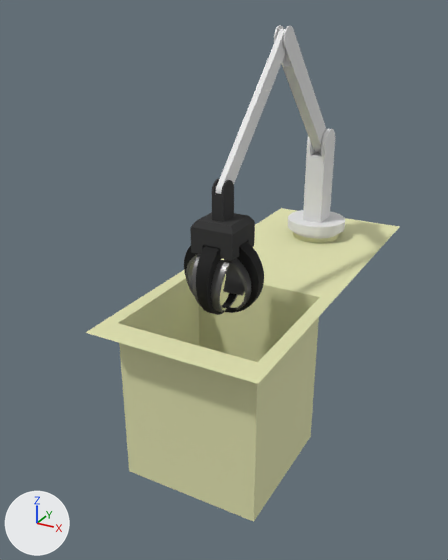
A saved change to the glTF model public/assets/excavator.glb.
Camera for both pictures: a 50 mm lens placed at (0.453, -1.246, 0.465), pointed at (-0.059, -0.316, 0.0). The lights are fixed; the arrows at lower left show +X, +Y and +Z. Vertices at the same position are counted once.

Names of what the first picture shows: 'arm-jaws', 'arm-rotating-platform', 'base', 'jaw-1', 'jaw-2', 'jaw-3', 'jaws', 'rotating-platform'.
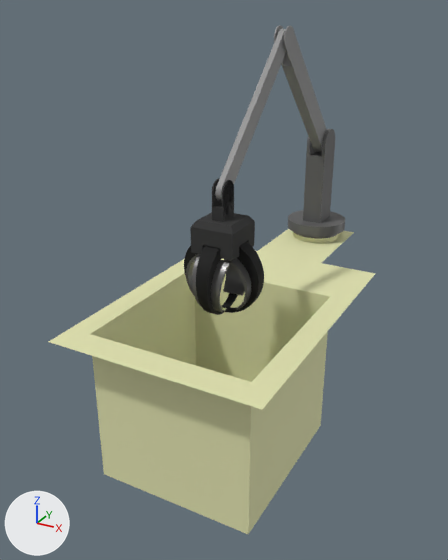
Where the change shows, as pixel boxes (x1, y1, x2, y2) in the pictures (448 x 560 px):
'base', reshaped
    before: (85, 208, 399, 522)
    after: (49, 229, 375, 534)
'rotating-platform', recoloured
    both: (288, 129, 345, 239)
'arm-jaws', recoloured (white to grey)
    both: (215, 29, 286, 201)
'arm-rotating-platform', recoloured
    both: (274, 25, 327, 153)

What the commit changed:
Material 'arm-rotating-platform' (mat_arm_rotating_platform) changes colour from white #e7e7e7 to grey #8c8c8c; in linear values from (0.8, 0.8, 0.8) to (0.262, 0.262, 0.262).
Material 'rotating-platform' (mat_rotating_platform) changes colour from white #e7e7e7 to dark grey #5c5c5c; in linear values from (0.8, 0.8, 0.8) to (0.107, 0.107, 0.107).
Material 'arm-jaws' (mat_arm_jaws) changes colour from white #e7e7e7 to grey #8c8c8c; in linear values from (0.8, 0.8, 0.8) to (0.262, 0.262, 0.262).
me_base is used by ob_base; location (0.0, 0.0, 0.0).
me_base had 18 vertices, 22 faces and spanned x -0.15..0.15, y -0.6..0.15, z -0.3..0.0.
me_base now has 16 vertices, 22 faces and spans x -0.18..0.18, y -0.65..0.06, z -0.275..0.0.
me_base part 1: the whole mesh is rebuilt.
